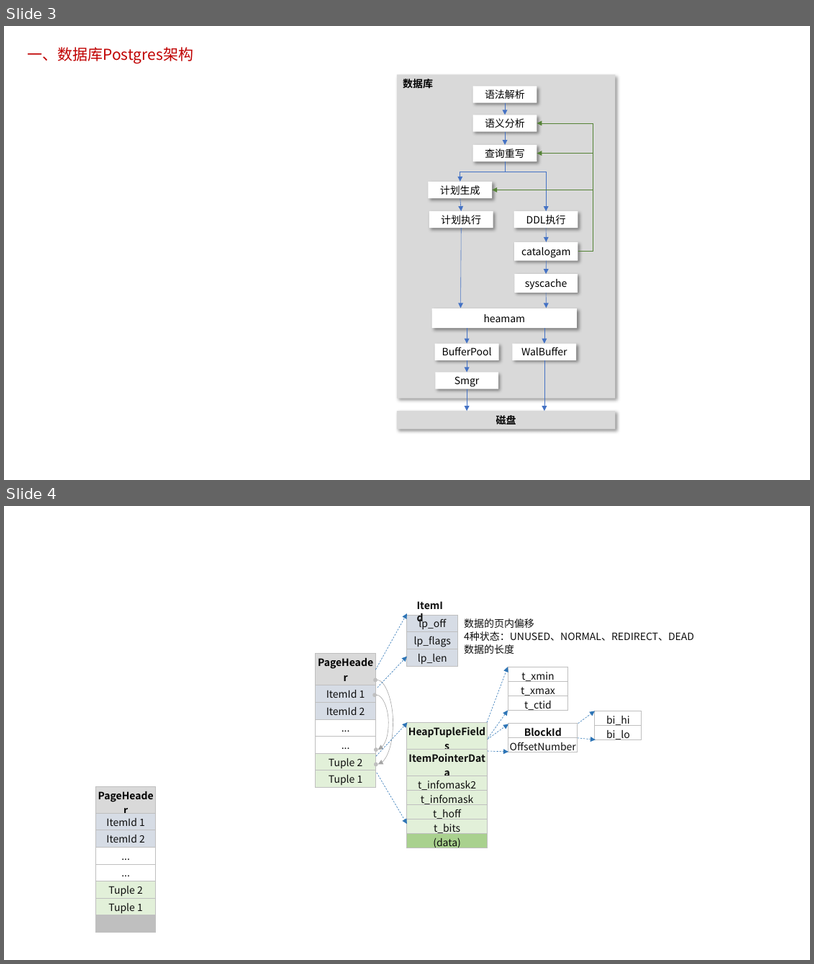
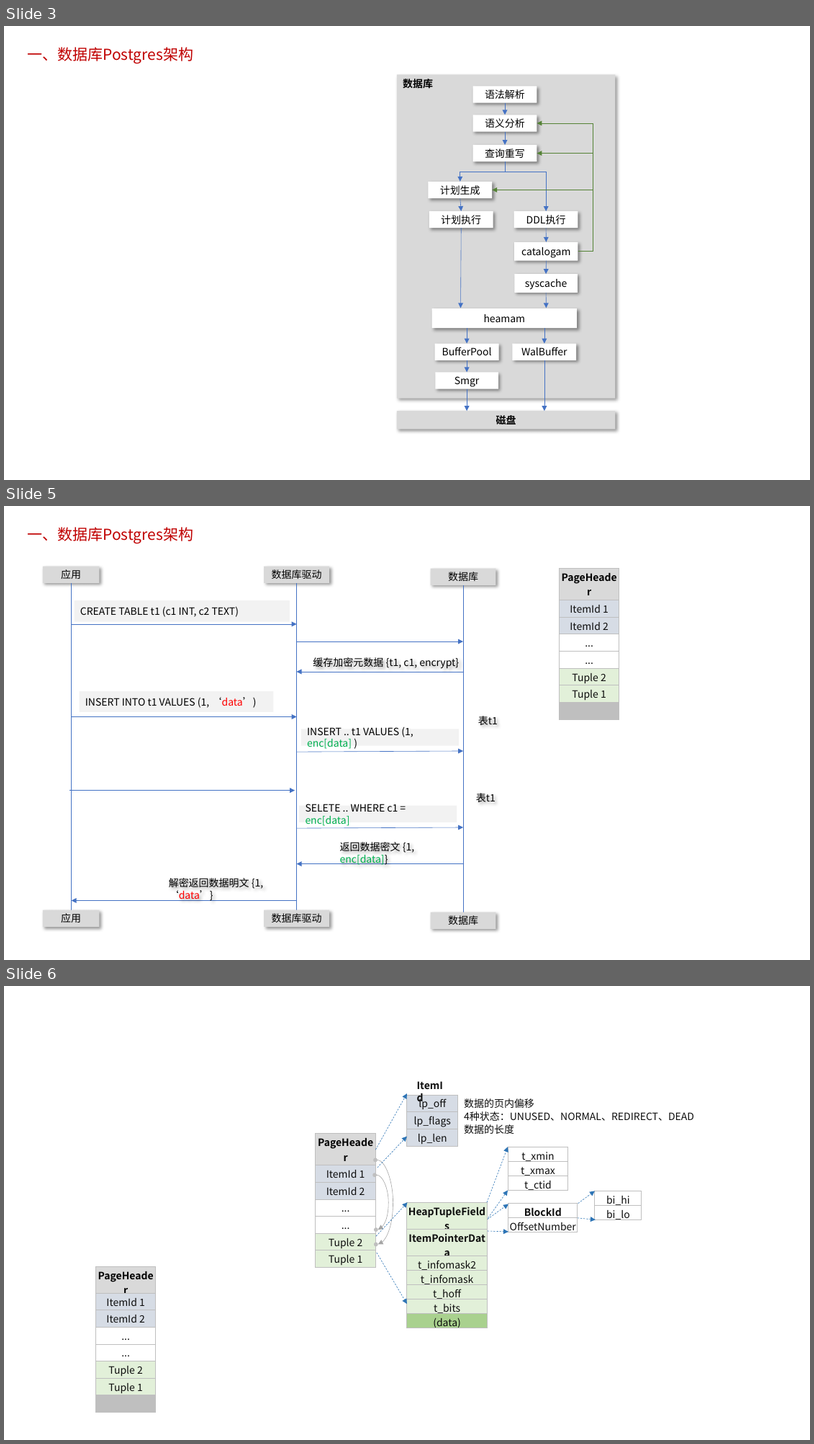
Before and after one commit to poorkk/lorand, a slide deck: source/doc/数据库安全.pptx. Shown one above the other, each under a label of ours: slides 3 and 4 before the commit, slides 3, 5 and 6 after it; the slides between them are not shown. The pictures are 814x964 and 814x1444 pixels, drawn with LibreOffice and Linux fonts; fonts in the diff are those of the drawing. Boxes give left, top, right and bottom in pixels: in the first picture for what was removed or moved away, otherwise in the second. Text is boxed around its words. In the diff, an @@ line names an element or a change of style, - is before the commit and + after.

```diff
--- a/source/doc/数据库安全.pptx
+++ b/source/doc/数据库安全.pptx
@@ slide 5 added at (4,506,810,960), background #FFFFFF @@
@@ text added at (27,527,193,543), 18 pt, text #C00000 @@
+一、数据库Postgres架构
@@ rectangle added at (43,566,99,584), fill #D9D9D9, 12 pt, text #000000 @@
+应用
@@ rectangle added at (264,566,329,584), fill #D9D9D9, 12 pt, text #000000 @@
+数据库驱动
@@ rectangle added at (431,569,496,585), fill #D9D9D9, 12 pt, text #000000 @@
+数据库
@@ table added at (559,569,619,705), 8 rows, 1 columns @@
+PageHeader
+ItemId 1
+ItemId 2
+...
+...
+Tuple 2
+Tuple 1
+
@@ line added from (71, 583) to (71, 910), #4472C4 0.5 pt @@
@@ line added from (297, 583) to (297, 910), #4472C4 0.5 pt @@
@@ line added from (464, 585) to (464, 912), #4472C4 0.5 pt @@
@@ rectangle added at (74,600,290,621), fill #F2F2F2, 12 pt, text #000000 @@
+CREATE TABLE t1 (c1 INT, c2 TEXT)
@@ arrow added from (72, 624) to (297, 624), #4472C4 0.5 pt @@
@@ arrow added from (297, 641) to (464, 641), #4472C4 0.5 pt @@
@@ arrow added from (464, 672) to (297, 672), #4472C4 0.5 pt @@
@@ text added at (313,657,459,669), 12 pt, text #000000 @@
+缓存加密元数据 {t1, c1, encrypt}
@@ rectangle added at (79,691,273,712), fill #F2F2F2, 12 pt, text #000000 @@
+INSERT INTO t1 VALUES (1, ‘data’)
@@ arrow added from (72, 716) to (297, 716), #4472C4 0.5 pt @@
@@ text added at (478,716,498,725), 12 pt, text #000000 @@
+表t1
@@ rectangle added at (301,728,459,746), fill #F2F2F2, 12 pt, text #000000 @@
+INSERT .. t1 VALUES (1, enc[data] )
@@ arrow added from (297, 752) to (464, 751), #4472C4 0.5 pt @@
@@ arrow added from (70, 790) to (295, 790), #4472C4 0.5 pt @@
@@ rectangle added at (299,806,457,822), fill #F2F2F2, 12 pt, text #000000 @@
+SELETE .. WHERE c1 = enc[data]
@@ text added at (476,793,496,802), 12 pt, text #000000 @@
+表t1
@@ arrow added from (297, 828) to (464, 827), #4472C4 0.5 pt @@
@@ text added at (340,842,414,865), 12 pt, text #000000 @@
+返回数据密文 {1, enc[data]}
@@ arrow added from (464, 864) to (297, 864), #4472C4 0.5 pt @@
@@ text added at (169,878,263,901), 12 pt, text #000000 @@
+解密返回数据明文 {1, ‘data’}
@@ rectangle added at (43,910,99,927), fill #D9D9D9, 12 pt, text #000000 @@
+应用
@@ arrow added from (297, 901) to (72, 901), #4472C4 0.5 pt @@
@@ rectangle added at (264,910,329,927), fill #D9D9D9, 12 pt, text #000000 @@
+数据库驱动
@@ rectangle added at (431,912,496,929), fill #D9D9D9, 12 pt, text #000000 @@
+数据库
@@ what was slide 4 is now slide 6 @@
```
Also in this commit, not shown: 1 other slide added, 2 other files.
